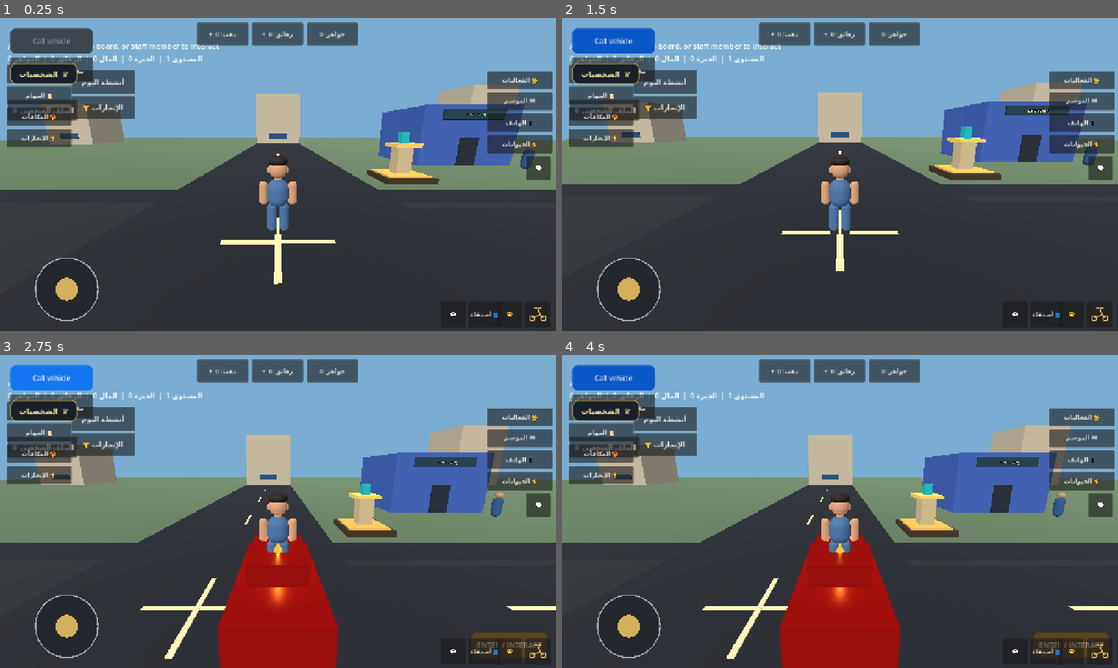
Above: before the commit, frames 1-4 (two rows, left to right).
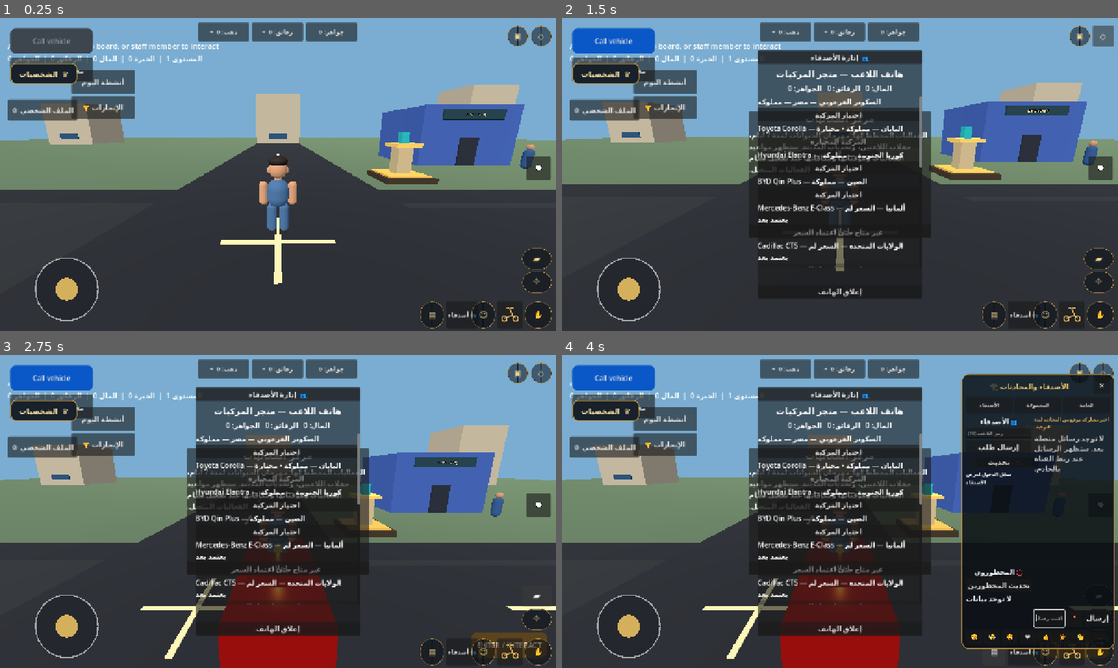
Above: after the commit, the same moments.

Repository: gamalalaraby1988-dotcom/King-Egypt-
Game: Godot game, scene res://scenes/main.tscn
The game is run twice, just before and just after one commit, with the same random seed, the same clock (stepped at 60 frames per second) and the same inputs.
Inputs (mouse positions are in pixels of both pictures, inside the frame that each line leads up to):
- Up to frame 1 (0.25 s): no input
- Up to frame 2 (1.5 s): click (1079, 36) at 0.5 s, where only the run after the commit has a clickable "▣"; click (1101, 36) at 1.25 s, where only the run after the commit has a clickable "◇"
- Up to frame 3 (2.75 s): click "Call vehicle" (after the commit: "▰") at 2 s
- Up to frame 4 (4 s): click (1101, 617) at 2.75 s, where only the run after the commit has a clickable "⌖"; click (995, 652) at 3.5 s, where only the run after the commit has a clickable "▤"

The runs differ from the first frame. In frame 1, 6.2% of the frame differs, in the area x 1-100%, y 1-100%; in frame 2, 25%; in frame 3, 30%; in frame 4, 49%.

Commit message:
Rebuild mobile HUD to approved compact control layout

Diff:
--- a/scripts/city_hud.gd
+++ b/scripts/city_hud.gd
@@ -196,71 +196,82 @@
 
 func _build() -> void:
 	root = Control.new()
+	root.name = "CityHUDRoot"
 	root.set_anchors_and_offsets_preset(Control.PRESET_FULL_RECT)
 	root.mouse_filter = Control.MOUSE_FILTER_IGNORE
 	add_child(root)
 
+	# شريط الموارد العلوي يبقى صغيرًا ولا يزاحم مساحة اللعب.
 	var top := HBoxContainer.new()
-	top.anchor_left = 0.18
-	top.anchor_right = 0.82
+	top.anchor_left = 0.24
+	top.anchor_right = 0.76
 	top.anchor_top = 0.015
 	top.anchor_bottom = 0.015
-	top.offset_bottom = 52
+	top.offset_bottom = 42
 	top.alignment = BoxContainer.ALIGNMENT_CENTER
-	top.add_theme_constant_override("separation", 8)
+	top.add_theme_constant_override("separation", 6)
 	root.add_child(top)
 	money_label = _make_button(top, "ذهب: 0  +", "wallet")
 	chips_label = _make_button(top, "رقائق: 0  +", "wallet")
 	gems_label = _make_button(top, "جواهر: 0", "wallet")
 
-	var left := VBoxContainer.new()
-	left.anchor_left = 0.012
-	left.anchor_top = 0.15
-	left.anchor_bottom = 0.68
-	left.offset_right = 150
-	left.add_theme_constant_override("separation", 7)
-	root.add_child(left)
-	_make_button(left, "👤 الملف", "profile")
-	_make_button(left, "📜 المهام", "missions")
-	_make_button(left, "🎁 المكافآت", "rewards")
-	_make_button(left, "🏆 الإنجازات", "missions")
-
-	var right := VBoxContainer.new()
-	right.anchor_left = 1.0
-	right.anchor_right = 1.0
-	right.anchor_top = 0.17
-	right.anchor_bottom = 0.72
-	right.offset_left = -158
-	right.offset_right = -8
-	right.add_theme_constant_override("separation", 7)
-	root.add_child(right)
-	_make_button(right, "👑 الفعاليات", "events")
-	_make_button(right, "🎟 الموسم", "pass")
-	_make_button(right, "📱 الهاتف", "phone")
-	_make_button(right, "🐈 الحيوانات", "pets")
-
-	# شريط الأزرار السفلية وفق مرجع Sunday City: محادثة، أصدقاء، تعبيرات.
-	# الجلوس يبقى داخل قائمة التعبيرات حسب الاعتماد السابق، ولا يظهر زر حفلة أو مجموعتي مستقل.
+	# أزرار الهاتف والإشعارات أعلى اليمين، دون قوائم جانبية ثابتة.
+	var top_right := HBoxContainer.new()
+	top_right.anchor_left = 1.0
+	top_right.anchor_right = 1.0
+	top_right.anchor_top = 0.025
+	top_right.anchor_bottom = 0.025
+	top_right.offset_left = -116
+	top_right.offset_right = -10
+	top_right.offset_bottom = 48
+	top_right.alignment = BoxContainer.ALIGNMENT_END
+	top_right.add_theme_constant_override("separation", 6)
+	root.add_child(top_right)
+	var phone_button := _make_compact_action(top_right, "▣", "الهاتف", "phone", Vector2(48, 46))
+	var notification_button := _make_compact_action(top_right, "◇", "الإشعارات", "events", Vector2(48, 46))
+	phone_button.name = "PhoneButton"
+	notification_button.name = "NotificationsButton"
+
+	# فوق زر التفاعل: استدعاء السيارة والموقع.
+	var utility_stack := VBoxContainer.new()
+	utility_stack.anchor_left = 1.0
+	utility_stack.anchor_right = 1.0
+	utility_stack.anchor_top = 1.0
+	utility_stack.anchor_bottom = 1.0
+	utility_stack.offset_left = -78
+	utility_stack.offset_right = -10
+	utility_stack.offset_top = -190
+	utility_stack.offset_bottom = -86
+	utility_stack.add_theme_constant_override("separation", 6)
+	root.add_child(utility_stack)
+	var car_button := _make_compact_action(utility_stack, "▰", "إحضار السيارة", "vehicle_summon", Vector2(58, 48))
+	car_button.name = "VehicleSummonButton"
+	var location_button := _make_compact_action(utility_stack, "⌖", "الموقع", "location", Vector2(58, 48))
+	location_button.name = "LocationButton"
+
+	# الترتيب السفلي المعتمد: محادثة، أصدقاء، ابتسامة، اسكوتر، ثم يد التفاعل.
 	var bottom := HBoxContainer.new()
-	bottom.anchor_left = 0.66
-	bottom.anchor_right = 0.99
+	bottom.anchor_left = 1.0
+	bottom.anchor_right = 1.0
 	bottom.anchor_top = 1.0
 	bottom.anchor_bottom = 1.0
+	bottom.offset_left = -350
+	bottom.offset_right = -10
 	bottom.offset_top = -68
 	bottom.offset_bottom = -8
 	bottom.alignment = BoxContainer.ALIGNMENT_END
-	bottom.add_theme_constant_override("separation", 7)
+	bottom.add_theme_constant_override("separation", 5)
 	root.add_child(bottom)
-	var chat_button := _make_button(bottom, "💬", "chat")
-	chat_button.custom_minimum_size = Vector2(58, 54)
-	chat_button.tooltip_text = "المحادثة"
+	var chat_button := _make_compact_action(bottom, "▤", "المحادثة", "chat", Vector2(54, 54))
+	chat_button.name = "ChatButton"
 	_make_friends_icon_button(bottom)
 	var friends_holder := bottom.get_child(bottom.get_child_count() - 1) as Control
-	friends_holder.custom_minimum_size = Vector2(58, 54)
-	var emotes_button := _make_button(bottom, "😊", "emotes")
-	emotes_button.custom_minimum_size = Vector2(58, 54)
-	emotes_button.tooltip_text = "التعبيرات"
+	friends_holder.custom_minimum_size = Vector2(54, 54)
+	var emotes_button := _make_compact_action(bottom, "☺", "التعبيرات", "emotes", Vector2(54, 54))
+	emotes_button.name = "EmotesButton"
 	_make_scooter_icon_button(bottom)
+	var hand_button := _make_compact_action(bottom, "✋", "التفاعل / النزول", "interact", Vector2(62, 62))
+	hand_button.name = "InteractionButton"
 
 	popup = PanelContainer.new()
 	popup.anchor_left = 0.5
@@ -287,7 +298,7 @@
 	content.add_child(popup_body)
 	emote_sit_button = Button.new()
 	emote_sit_button.name = "EmoteSitAction"
-	emote_sit_button.text = "6. الجلوس"
+	emote_sit_button.text = "الجلوس"
 	emote_sit_button.custom_minimum_size = Vector2(0, 46)
 	emote_sit_button.visible = false
 	emote_sit_button.pressed.connect(_on_emote_sit_pressed)
@@ -296,6 +307,40 @@
 	close.text = "إغلاق"
 	close.pressed.connect(func(): popup.visible = false)
 	content.add_child(close)
+
+
+func _make_compact_action(parent: Control, glyph: String, hint: String, action: String, button_size: Vector2) -> Button:
+	var button := Button.new()
+	button.text = glyph
+	button.tooltip_text = hint
+	button.custom_minimum_size = button_size
+	button.add_theme_font_size_override("font_size", 22 if button_size.x >= 58 else 19)
+	button.add_theme_color_override("font_color", Color("#f0d28b"))
+	var style := StyleBoxFlat.new()
+	style.bg_color = Color(0.035, 0.055, 0.085, 0.52)
+	style.border_color = Color("#b99145")
+	style.set_border_width_all(1)
+	style.set_corner_radius_all(28)
+	button.add_theme_stylebox_override("normal", style)
+	button.pressed.connect(_on_hud_action_pressed.bind(action))
+	parent.add_child(button)
+	return button
+
+
+func _on_hud_action_pressed(action: String) -> void:
+	match action:
+		"vehicle_summon":
+			if is_instance_valid(main_scene) and main_scene.has_method("_summon_player_vehicle"):
+				main_scene.call("_summon_player_vehicle")
+		"location":
+			_open_social_chat_panel()
+			if is_instance_valid(social_chat_status):
+				social_chat_status.text = "اختر مشاركة موقع من المحادثة لبدء التوجيه."
+		"interact":
+			if is_instance_valid(main_scene) and main_scene.has_method("_toggle_vehicle_use"):
+				main_scene.call("_toggle_vehicle_use")
+		_:
+			_open_section(action)
 
 func _make_button(parent: Control, caption: String, section: String) -> Button:
 	var button := Button.new()
